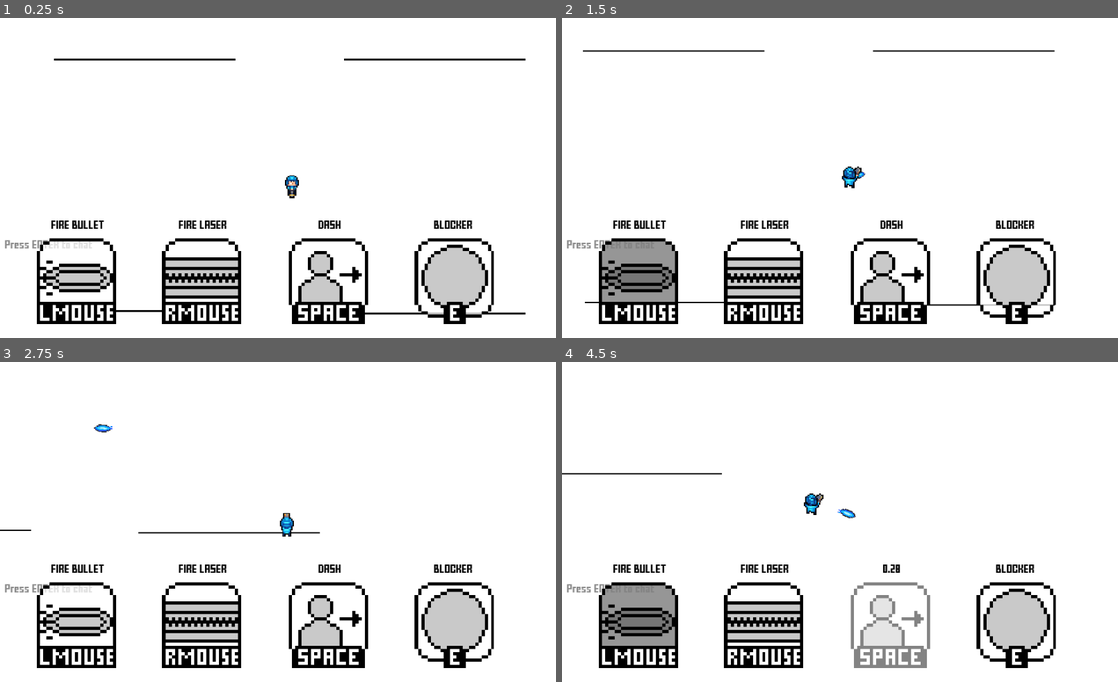
Above: before the commit, frames 1-4 (two rows, left to right).
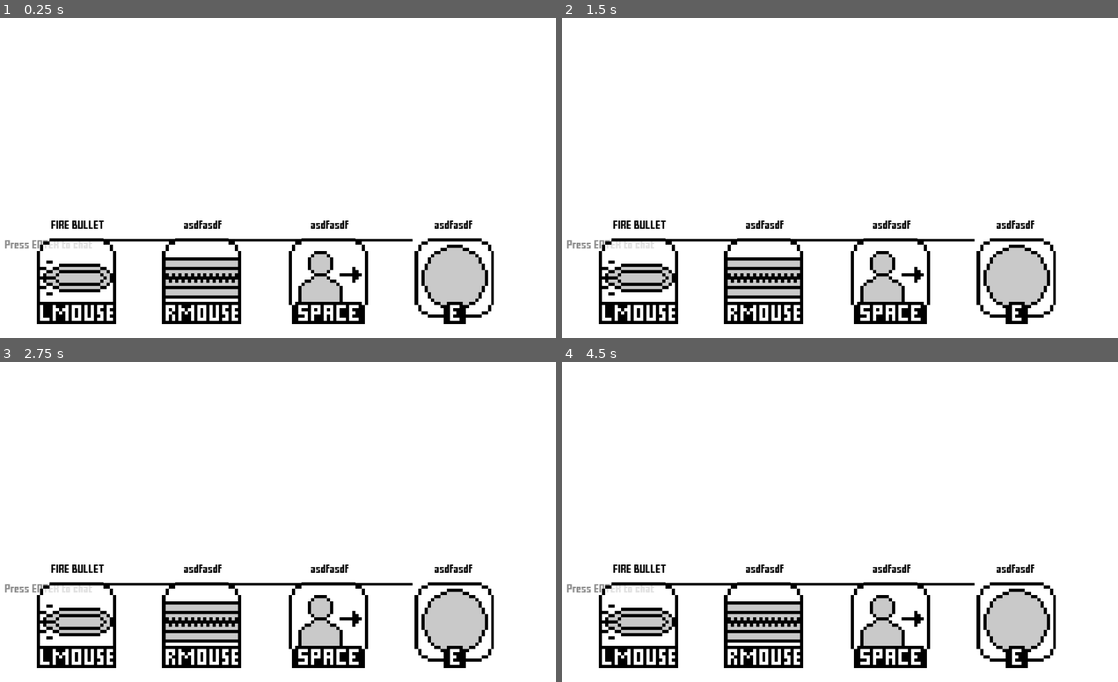
Above: after the commit, the same moments.

Repository: MarshallJDem/SuperCTF
Game: Godot game, scene res://TitleScreen.tscn
Same seed, same stepped clock (60 frames per second), same inputs: the game is played once before the commit and once after it. Sound files missing from this copy of the repository are replaced by a short silence.
Inputs (mouse positions are in pixels of both pictures, inside the frame that each line leads up to):
- Up to frame 1 (0.25 s): no input
- Up to frame 2 (1.5 s): click (656, 245) at 0.52 s; type "12" at 0.6 s; tap Enter at 1.25, 1.35 s; move the mouse to (962, 162) at 1.27 s; hold D from 1.28 s (still down); click (962, 162) at 1.42 s
- Up to frame 3 (2.75 s): tap Space at 1.52, 2.27 s; move the mouse to (166, 538) at 2.02 s; release D at 2.03 s; hold S from 2.03 s (still down); tap 2 at 2.1 s; click (166, 538) at 2.17 s
- Up to frame 4 (4.5 s): move the mouse to (895, 451) at 2.77 s; release S at 2.78 s; hold D 2.78-3.53 s; tap 3 at 2.85 s; click (895, 451) at 2.92 s; move the mouse to (812, 586) at 3.52 s; hold W 3.53-4.28 s; tap H at 3.6 s; click (812, 586) at 3.67 s; tap Space at 3.77 s; move the mouse to (1006, 570) at 4.27 s; hold A from 4.28 s (still down); tap J at 4.35 s; click (1006, 570) at 4.42 s

The runs differ from the first frame. In frame 1, 1.8% of the frame differs, in the area x 9-95%, y 12-93%; in frame 2, 3.6%; in frame 3, 1.3%; in frame 4, 5.2%, in the area x 0-85%, y 34-96%.
Error in both runs: Invalid get index '0' (on base: 'Dictionary'). (res://GameContent/LineEdit.gd:46)

Commit message:
Github restructure on new devices. This is the start of proper version control for this project (start of 2020)

Diff:
--- a/GameContent/Main.tscn
+++ b/GameContent/Main.tscn
@@ -427,7 +427,7 @@
 
 [node name="Music_Audio" type="AudioStreamPlayer" parent="."]
 stream = ExtResource( 17 )
-autoplay = true
+volume_db = -80.0
 
 [node name="Score_Audio" type="AudioStreamPlayer" parent="."]
 stream = ExtResource( 18 )
--- a/GameContent/NetworkController.gd
+++ b/GameContent/NetworkController.gd
@@ -10,7 +10,7 @@
 var server = null;
 var client = null;
 
-var player_atlas_blue = preload("res://Assets/Player/player-idle-B.png");
+var player_atlas_blue = preload("res://Assets/Player/player_idle_B.png");
 var player_atlas_red = preload("res://GameContent/player_atlas_red.png");
 
 var round_is_ended = false;
@@ -37,7 +37,7 @@
 	$HTTPRequest_GameServerMakeAvailable.connect("request_completed", self, "_HTTP_GameServerMakeAvailable_Completed");
 	$HTTPRequest_GameServerEndMatch.connect("request_completed", self, "_HTTP_GameServerEndMatch_Completed");
 	$HTTPRequest_GetMatchData.connect("request_completed", self, "_HTTP_GetMatchData_Completed");
-	if(Globals.isServer || Globals.testing):
+	if(Globals.isServer):
 		start_server();
 	else:
 		join_server();
@@ -116,7 +116,7 @@
 	if get_tree().is_network_server():
 		if(response_code == 200):
 			var json = JSON.parse(body.get_string_from_utf8());
-			# Have to parse again because players is stores as a JSON string
+			# Have to parse again because players is stored as a JSON string
 			Globals.allowedPlayers = JSON.parse(json.result.players).result;
 			print(Globals.allowedPlayers);
 
@@ -211,8 +211,6 @@
 	if get_tree().is_network_server():
 		player_check_queue.push_back({"networkID":id, "userToken":userToken});
 
-
-
 # The server calls this for everyone telling them to register a new player
 remotesync func register_new_player(id, name, team_id, user_id):
 	players[id] = {"name" : name, "team_id" : team_id, "user_id": user_id};
--- a/GameContent/Player.gd
+++ b/GameContent/Player.gd
@@ -58,6 +58,7 @@
 	$Laser_Timer.connect("timeout", self, "_laser_timer_ended");
 	$Teleport_Timer.connect("timeout", self, "_teleport_timer_ended");
 	$Forcefield_Timer.connect("timeout", self, "_forcefield_timer_ended");
+	$Animation_Timer.connect("timeout", self, "_animation_timer_ended");
 	lerp_start_pos = position;
 	lerp_end_pos = position;
 
@@ -347,14 +348,19 @@
 	var pos = get_global_mouse_position();
 	var dist = pos - position;
 	var angle = get_vector_angle(dist);
-	var adjustedAngle = angle + (2 * PI / 16)
+	var adjustedAngle = PI + ((2 * PI) - angle) + PI/8;
 	if adjustedAngle > 2 * PI:
 		adjustedAngle = adjustedAngle - (2 * PI);
-	var frame = int(8 * (adjustedAngle) / (2 * PI));
+	var frame = int(8 * (adjustedAngle) / (2 * PI)) % 8;
+	frame += animation_set_frame * 8;
 	if frame != $Sprite.frame: # If it changed since last time
 		set_look_direction(frame);
 		rpc_unreliable_id(1, "send_look_direction", frame, get_tree().get_network_unique_id());
-
+var animation_set_frame = 0;
+# Called when the animation timer fires
+func _animation_timer_ended():
+	animation_set_frame += 1;
+	animation_set_frame = animation_set_frame % 3;
 # Gets the angle that a vector is making
 func get_vector_angle(dist):
 	var angle = (-(PI / 2) if dist.y < 0 else ( 3 * PI / 2)) if dist.x == 0 else atan(dist.y / dist.x);
--- a/GameContent/Player.tscn
+++ b/GameContent/Player.tscn
@@ -1,7 +1,7 @@
 [gd_scene load_steps=15 format=2]
 
 [ext_resource path="res://GameContent/Player.gd" type="Script" id=1]
-[ext_resource path="res://Assets/Player/player-idle-B.png" type="Texture" id=2]
+[ext_resource path="res://Assets/Player/player_idle_B.png" type="Texture" id=2]
 [ext_resource path="res://GameContent/Center_Pivot.gd" type="Script" id=3]
 [ext_resource path="res://GameContent/Camera.gd" type="Script" id=4]
 [ext_resource path="res://GameContent/Area2D.gd" type="Script" id=5]
@@ -27,14 +27,14 @@
 scale = Vector2( 3.14816, 3.14816 )
 texture = ExtResource( 2 )
 vframes = 3
-hframes = 5
+hframes = 8
 
 [node name="Center_Pivot" type="Position2D" parent="."]
 script = ExtResource( 3 )
 
 [node name="Camera" type="Camera2D" parent="Center_Pivot"]
 position = Vector2( 100, 0 )
-zoom = Vector2( 1.75, 1.75 )
+zoom = Vector2( 1.5, 1.5 )
 smoothing_enabled = true
 smoothing_speed = 10.0
 drag_margin_left = 0.0
@@ -82,6 +82,10 @@
 [node name="Forcefield_Timer" type="Timer" parent="."]
 one_shot = true
 
+[node name="Animation_Timer" type="Timer" parent="."]
+wait_time = 0.1
+autostart = true
+
 [node name="CollisionShape2D" type="CollisionShape2D" parent="."]
 position = Vector2( 0.48835, 13.0633 )
 rotation = 1.5708
--- a/Globals.gd
+++ b/Globals.gd
@@ -4,7 +4,7 @@
 var serverIP;
 var serverPublicToken;
 var serverPrivateToken = "privatetoken42402";
-var isServer = false;
+var isServer = true;
 var allowedPlayers = [];
 var matchID;
 
@@ -12,7 +12,7 @@
 var userToken;
 
 #Main Server
-var mainServerIP = "http://127.0.0.1:42401/";
+var mainServerIP = "https://www.superctf.com:42401/";
 
 var game_just_started = true;
 var is_typing_in_chat = false;
@@ -24,7 +24,7 @@
 # Whether or not lasers should destroy bullets
 var lasers_destroy_bullets = true;
 # Whether to run in testing mode (for development uses)
-var testing = true;
+var testing = false;
 var forcefield_cooldown = 3;
 
 
--- a/TitleScreen.gd
+++ b/TitleScreen.gd
@@ -19,6 +19,8 @@
 		$UI_Layer.set_view($UI_Layer.VIEW_SPLASH);
 	else:
 		start();
+	if Globals.isServer:
+		get_tree().change_scene("res://GameContent/Main.tscn");
 
 func _process(delta):
 	# If were in queue, poll player status if we're not already polling it
--- a/TitleScreen.tscn
+++ b/TitleScreen.tscn
@@ -86,7 +86,7 @@
 position = Vector2( 20.7922, -30.4714 )
 scale = Vector2( 4.57399, 4.57399 )
 frames = SubResource( 1 )
-frame = 2
+frame = 1
 playing = true
 
 [node name="Red_Sprite" type="AnimatedSprite" parent="UI_Layer/Label/Flag2"]
@@ -94,7 +94,7 @@
 position = Vector2( 20.7922, -30.4714 )
 scale = Vector2( 4.57399, 4.57399 )
 frames = SubResource( 2 )
-frame = 2
+frame = 1
 playing = true
 
 [node name="Area2D" type="Area2D" parent="UI_Layer/Label/Flag2" groups=[
Binary file added: Assets/Player/player_idle_B.png
Not shown, added: Assets/Player/player_idle_B.png.import
Renamed: HTML5 Export/CTF.png -> HTML5_Export/CTF.png
Not shown, added: HTML5_Export/CTF.png.import
Not shown, changed: export_presets.cfg
Not shown, changed: HTML5 Export.zip
Not shown, added: HTML5_Export/CTF.html
Not shown, added: HTML5_Export/CTF.js
Not shown, added: HTML5_Export/CTF.pck
Not shown, added: HTML5_Export/CTF.wasm
Not shown, changed: LinuxExport/SUPERCTF_LINUX.pck
Not shown, changed: LinuxExport/SUPERCTF_LINUX.zip
(and 9 more such lines)
